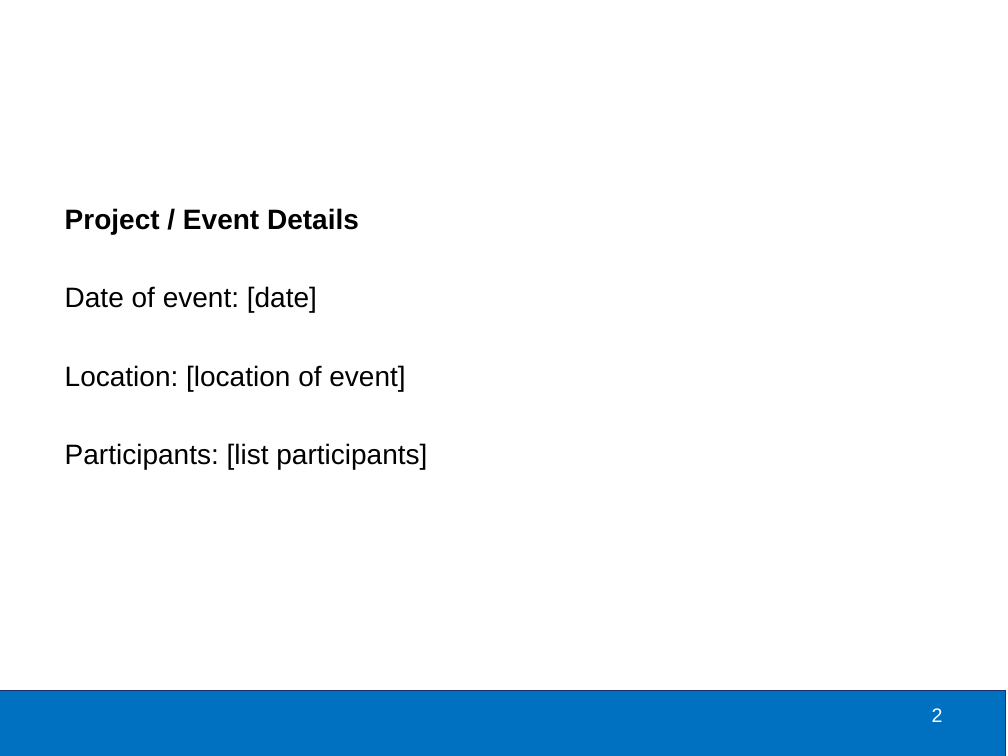
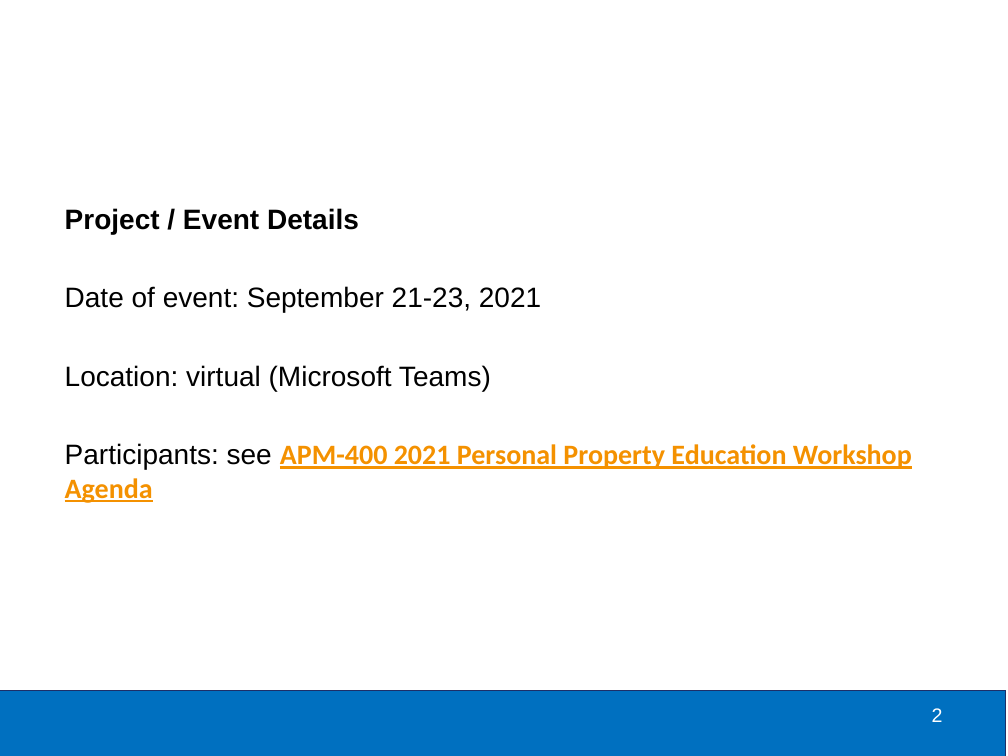
Before and after one commit to burch-cm/training, a slide deck: slide 2 of classes/AAR/2021 Annual Personal Property Education Workshop AAR.pptx. Drawn at 1008x756 pixels with LibreOffice and Linux fonts; fonts in the diff are those of the drawing; background and template pictures are left out. Boxes give left, top, right and bottom in pixels: in the first picture for what was removed or moved away, otherwise in the second. Text is boxed around its words. In the diff, an @@ line names an element or a change of style, - is before the commit and + after.

```diff
--- a/classes/AAR/2021 Annual Personal Property Education Workshop AAR.pptx
+++ b/classes/AAR/2021 Annual Personal Property Education Workshop AAR.pptx
@@ text at [65, 286, 912, 503]: text changed @@
-Date of event: [date]
-Location: [location of event]
-Participants: [list participants]
+Date of event: September 21-23, 2021
+Location: virtual (Microsoft Teams)
+Participants: see APM-400 2021 Personal Property Education Workshop Agenda
```
Also in this commit, not shown: 7 other slides changed, 7 slides added.
